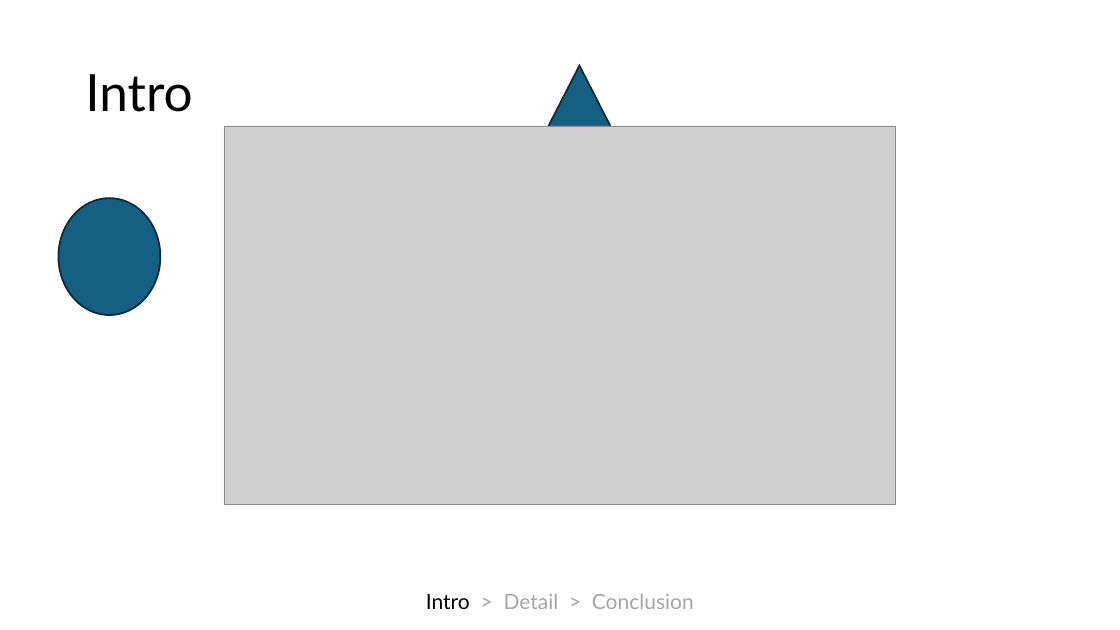
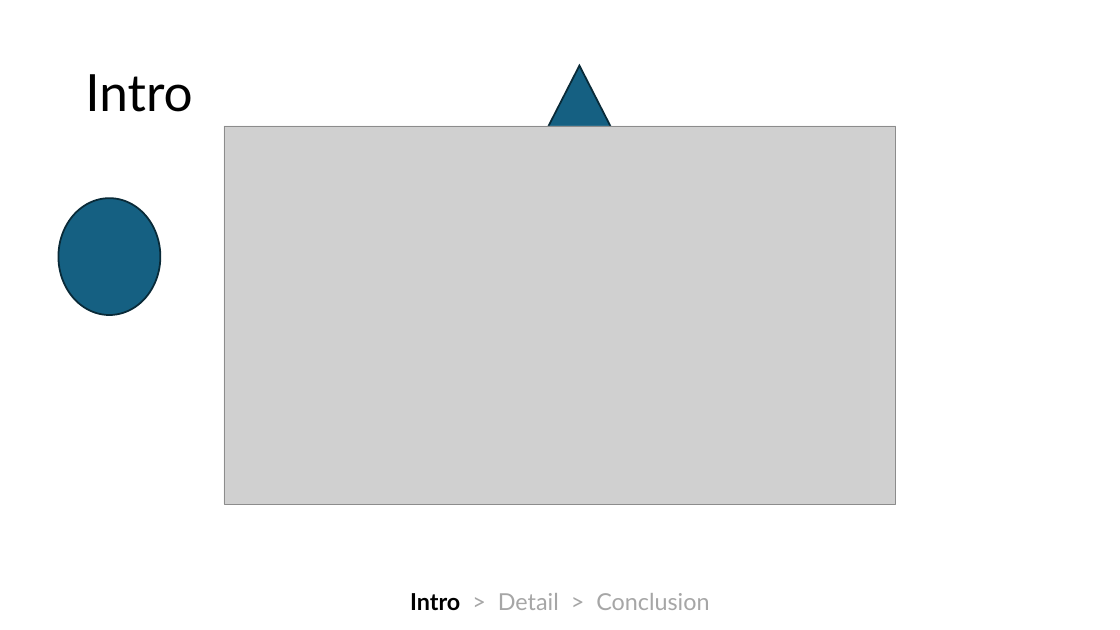
Before and after one commit to Antyos/ppt-section-timeline, a slide deck: slide 2 of SectionStatusBar.pptm. Drawn at 1120x630 pixels with LibreOffice and Linux fonts; fonts in the diff are those of the drawing; grey boxes stand for pictures. Boxes give left, top, right and bottom in pixels: in the first picture for what was removed or moved away, otherwise in the second. Text is boxed around its words. In the diff, an @@ line names an element or a change of style, - is before the commit and + after.

```diff
--- a/SectionStatusBar.pptm
+++ b/SectionStatusBar.pptm
@@ text "Intro > Detail > Conclusion" at bbox=[410, 593, 709, 610]: size 18 to 20 pt; bold on in "Intro" @@
```
Also in this commit, not shown: 5 other slides changed, 1 other file.
